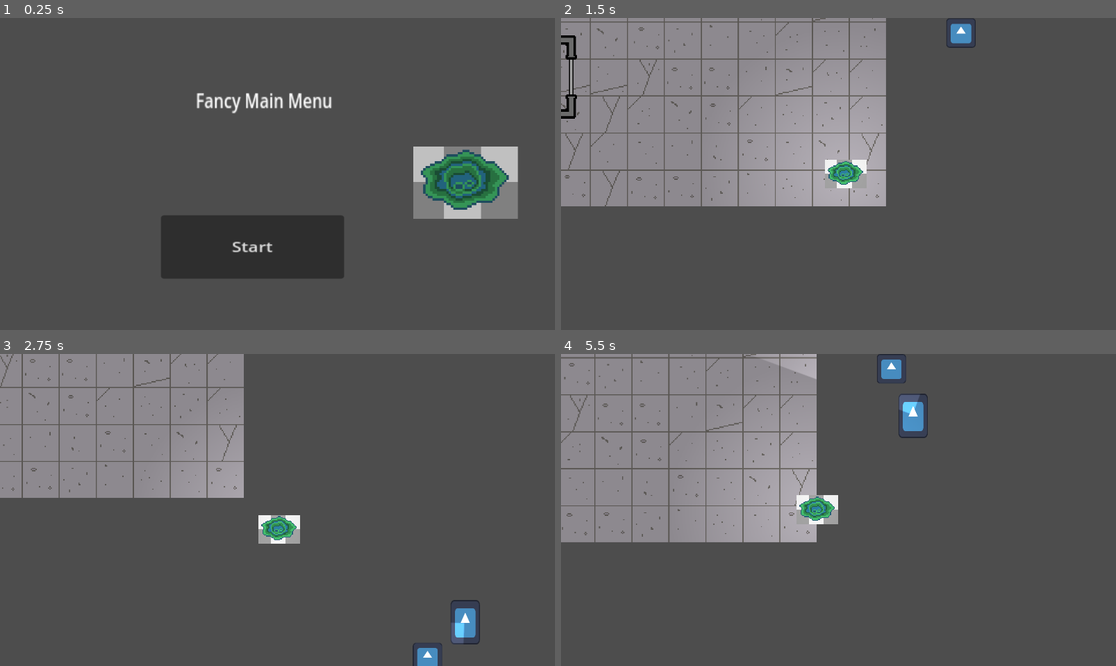
Above: before the commit, frames 1-4 (two rows, left to right).
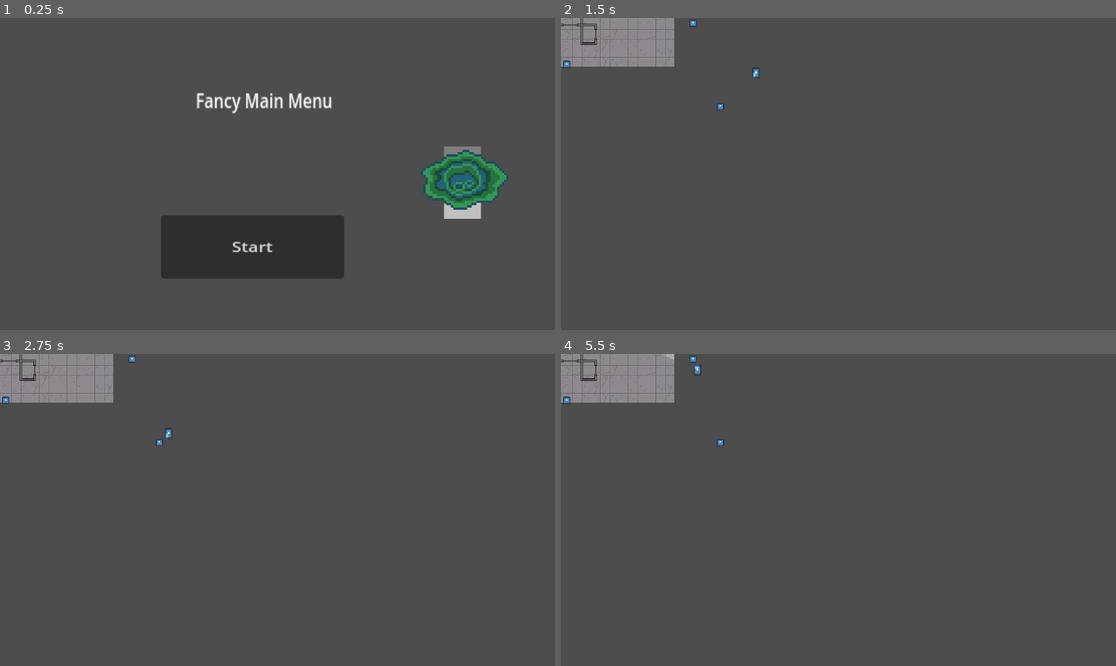
Above: after the commit, the same moments.

Repository: GeometricParrot/GMTK-2023-godot-horror
Game: Godot game, scene res://UI/m_ain_menu.tscn
The game is run twice, just before and just after one commit, with the same random seed, the same clock (stepped at 60 frames per second) and the same inputs. The engine's default icon, where the game draws it, is replaced by a stand-in: a white triangle on a blue panel in a dark square.
Inputs:
- Up to frame 1 (0.25 s): no input
- Up to frame 2 (1.5 s): click "Start" at 0.5 s; hold D (right) from 1.28 s (still down)
- Up to frame 3 (2.75 s): release D (right) at 2.03 s; hold S (down) from 2.03 s (still down)
- Up to frame 4 (5.5 s): release S (down) at 2.78 s; hold D (right) 2.78-3.53 s; hold W (up) 3.53-4.28 s; hold A (left) from 4.28 s (still down)

The runs differ from the first frame. In frame 1, 1.9% of the frame differs, in the area x 74-94%, y 41-65%; in frame 2, 32%, in the area x 0-75%, y 0-61%; in frame 3, 18%; in frame 4, 26%.

Commit message:
Revert "Revert "Dust""

Diff:
--- a/Player/player.gd
+++ b/Player/player.gd
@@ -5,7 +5,10 @@
 @export_range(50, 1000, 10) var maxSpeed := 100.0
 var direction: Vector2
 
+@onready var animation_tree : AnimationTree = $AnimationTree
+
 @onready var music = $"Music Controller"
+
 
 func _physics_process(delta):
 
@@ -24,7 +27,8 @@
 	move_and_slide()
 
 
-
+func _process(delta):
+	handle_animations()
 
 func input_to_dir(input: Vector2) -> Vector2:
 
@@ -45,6 +49,29 @@
 	return input
 
 
+func handle_animations() -> void:
+	var dir : Vector2 = Input.get_vector("left","right","up","down").normalized()
+
+	if dir != Vector2.ZERO:
+		animation_tree["parameters/conditions/idle"] = false
+		animation_tree["parameters/conditions/slide"] = true
+	else:
+		animation_tree["parameters/conditions/idle"] = true
+		animation_tree["parameters/conditions/slide"] = false
+
+	if dir != Vector2.ZERO:
+		animation_tree["parameters/Idle/blend_position"] = dir
+		animation_tree["parameters/Slide/blend_position"] = dir
+	print(velocity)
+
+
+
+
+
+
+	print(dir)
+
+
 # magic code from the internet that make the floor make noise
 func _on_tile_detector_body_shape_entered(body_rid, body, _body_shape_index, _local_shape_index):
 	if body is TileMap:
--- a/Player/player.tscn
+++ b/Player/player.tscn
@@ -1,4 +1,6 @@
+
 [gd_scene load_steps=8 format=3 uid="uid://cvvypkl22xnqn"]
+
 
 [ext_resource type="Script" path="res://Player/player.gd" id="1_fscpc"]
 [ext_resource type="Texture2D" uid="uid://c4akavci7pn8" path="res://Player/Assets/slime.png" id="2_nnkxc"]
@@ -14,6 +16,571 @@
 
 [sub_resource type="RectangleShape2D" id="RectangleShape2D_f7g36"]
 size = Vector2(4, 4)
+
+[sub_resource type="Animation" id="Animation_5a42d"]
+resource_name = "Idle Down"
+length = 0.1
+loop_mode = 1
+tracks/0/type = "value"
+tracks/0/imported = false
+tracks/0/enabled = true
+tracks/0/path = NodePath("Icon:flip_h")
+tracks/0/interp = 1
+tracks/0/loop_wrap = true
+tracks/0/keys = {
+"times": PackedFloat32Array(0),
+"transitions": PackedFloat32Array(1),
+"update": 1,
+"values": [false]
+}
+tracks/1/type = "value"
+tracks/1/imported = false
+tracks/1/enabled = true
+tracks/1/path = NodePath("Icon:flip_v")
+tracks/1/interp = 1
+tracks/1/loop_wrap = true
+tracks/1/keys = {
+"times": PackedFloat32Array(0),
+"transitions": PackedFloat32Array(1),
+"update": 1,
+"values": [false]
+}
+tracks/2/type = "value"
+tracks/2/imported = false
+tracks/2/enabled = true
+tracks/2/path = NodePath("Icon:rotation")
+tracks/2/interp = 1
+tracks/2/loop_wrap = true
+tracks/2/keys = {
+"times": PackedFloat32Array(0),
+"transitions": PackedFloat32Array(1),
+"update": 0,
+"values": [0.0]
+}
+
+[sub_resource type="Animation" id="Animation_st7wi"]
+resource_name = "Idle Left"
+length = 0.1
+loop_mode = 1
+tracks/0/type = "value"
+tracks/0/imported = false
+tracks/0/enabled = true
+tracks/0/path = NodePath("Icon:position")
+tracks/0/interp = 1
+tracks/0/loop_wrap = true
+tracks/0/keys = {
+"times": PackedFloat32Array(0),
+"transitions": PackedFloat32Array(1),
+"update": 0,
+"values": [Vector2(2.625, 14.625)]
+}
+tracks/1/type = "value"
+tracks/1/imported = false
+tracks/1/enabled = true
+tracks/1/path = NodePath("Icon:rotation")
+tracks/1/interp = 1
+tracks/1/loop_wrap = true
+tracks/1/keys = {
+"times": PackedFloat32Array(0),
+"transitions": PackedFloat32Array(1),
+"update": 0,
+"values": [1.5708]
+}
+tracks/2/type = "value"
+tracks/2/imported = false
+tracks/2/enabled = true
+tracks/2/path = NodePath("Icon:scale")
+tracks/2/interp = 1
+tracks/2/loop_wrap = true
+tracks/2/keys = {
+"times": PackedFloat32Array(0),
+"transitions": PackedFloat32Array(1),
+"update": 0,
+"values": [Vector2(0.229972, 0.307592)]
+}
+tracks/3/type = "value"
+tracks/3/imported = false
+tracks/3/enabled = true
+tracks/3/path = NodePath("Icon:flip_v")
+tracks/3/interp = 1
+tracks/3/loop_wrap = true
+tracks/3/keys = {
+"times": PackedFloat32Array(0),
+"transitions": PackedFloat32Array(1),
+"update": 1,
+"values": [false]
+}
+
+[sub_resource type="Animation" id="Animation_if33f"]
+resource_name = "Idle Right"
+length = 0.1
+loop_mode = 1
+tracks/0/type = "value"
+tracks/0/imported = false
+tracks/0/enabled = true
+tracks/0/path = NodePath("Icon:position")
+tracks/0/interp = 1
+tracks/0/loop_wrap = true
+tracks/0/keys = {
+"times": PackedFloat32Array(0),
+"transitions": PackedFloat32Array(1),
+"update": 0,
+"values": [Vector2(2.625, 14.625)]
+}
+tracks/1/type = "value"
+tracks/1/imported = false
+tracks/1/enabled = true
+tracks/1/path = NodePath("Icon:rotation")
+tracks/1/interp = 1
+tracks/1/loop_wrap = true
+tracks/1/keys = {
+"times": PackedFloat32Array(0),
+"transitions": PackedFloat32Array(1),
+"update": 0,
+"values": [-1.5708]
+}
+tracks/2/type = "value"
+tracks/2/imported = false
+tracks/2/enabled = true
+tracks/2/path = NodePath("Icon:flip_v")
+tracks/2/interp = 1
+tracks/2/loop_wrap = true
+tracks/2/keys = {
+"times": PackedFloat32Array(0),
+"transitions": PackedFloat32Array(1),
+"update": 1,
+"values": [false]
+}
+tracks/3/type = "value"
+tracks/3/imported = false
+tracks/3/enabled = true
+tracks/3/path = NodePath("Icon:scale")
+tracks/3/interp = 1
+tracks/3/loop_wrap = true
+tracks/3/keys = {
+"times": PackedFloat32Array(0),
+"transitions": PackedFloat32Array(1),
+"update": 0,
+"values": [Vector2(0.229972, 0.307592)]
+}
+
+[sub_resource type="Animation" id="Animation_hiwmv"]
+resource_name = "Idle Up"
+length = 0.1
+loop_mode = 1
+tracks/0/type = "value"
+tracks/0/imported = false
+tracks/0/enabled = true
+tracks/0/path = NodePath("Icon:flip_h")
+tracks/0/interp = 1
+tracks/0/loop_wrap = true
+tracks/0/keys = {
+"times": PackedFloat32Array(0),
+"transitions": PackedFloat32Array(1),
+"update": 1,
+"values": [false]
+}
+tracks/1/type = "value"
+tracks/1/imported = false
+tracks/1/enabled = true
+tracks/1/path = NodePath("Icon:flip_v")
+tracks/1/interp = 1
+tracks/1/loop_wrap = true
+tracks/1/keys = {
+"times": PackedFloat32Array(0),
+"transitions": PackedFloat32Array(1),
+"update": 1,
+"values": [true]
+}
+tracks/2/type = "value"
+tracks/2/imported = false
+tracks/2/enabled = true
+tracks/2/path = NodePath("Icon:rotation")
+tracks/2/interp = 1
+tracks/2/loop_wrap = true
+tracks/2/keys = {
+"times": PackedFloat32Array(0),
+"transitions": PackedFloat32Array(1),
+"update": 0,
+"values": [0.0]
+}
+
+[sub_resource type="Animation" id="Animation_gy7fk"]
+length = 0.001
+tracks/0/type = "value"
+tracks/0/imported = false
+tracks/0/enabled = true
+tracks/0/path = NodePath("Icon:position")
+tracks/0/interp = 1
+tracks/0/loop_wrap = true
+tracks/0/keys = {
+"times": PackedFloat32Array(0),
+"transitions": PackedFloat32Array(1),
+"update": 0,
+"values": [Vector2(2.625, 14.625)]
+}
+tracks/1/type = "value"
+tracks/1/imported = false
+tracks/1/enabled = true
+tracks/1/path = NodePath("Icon:flip_h")
+tracks/1/interp = 1
+tracks/1/loop_wrap = true
+tracks/1/keys = {
+"times": PackedFloat32Array(0),
+"transitions": PackedFloat32Array(1),
+"update": 1,
+"values": [false]
+}
+tracks/2/type = "value"
+tracks/2/imported = false
+tracks/2/enabled = true
+tracks/2/path = NodePath("Icon:flip_v")
+tracks/2/interp = 1
+tracks/2/loop_wrap = true
+tracks/2/keys = {
+"times": PackedFloat32Array(0),
+"transitions": PackedFloat32Array(1),
+"update": 1,
+"values": [false]
+}
+tracks/3/type = "value"
+tracks/3/imported = false
+tracks/3/enabled = true
+tracks/3/path = NodePath("Icon:scale")
+tracks/3/interp = 1
+tracks/3/loop_wrap = true
+tracks/3/keys = {
+"times": PackedFloat32Array(0),
+"transitions": PackedFloat32Array(1),
+"update": 0,
+"values": [Vector2(0.229972, 0.237)]
+}
+tracks/4/type = "value"
+tracks/4/imported = false
+tracks/4/enabled = true
+tracks/4/path = NodePath("Icon:rotation")
+tracks/4/interp = 1
+tracks/4/loop_wrap = true
+tracks/4/keys = {
+"times": PackedFloat32Array(0),
+"transitions": PackedFloat32Array(1),
+"update": 0,
+"values": [1.5708]
+}
+
+[sub_resource type="Animation" id="Animation_jicqk"]
+resource_name = "Slide Down"
+length = 0.7
+loop_mode = 1
+tracks/0/type = "value"
+tracks/0/imported = false
+tracks/0/enabled = true
+tracks/0/path = NodePath("Icon:position")
+tracks/0/interp = 1
+tracks/0/loop_wrap = true
+tracks/0/keys = {
+"times": PackedFloat32Array(0),
+"transitions": PackedFloat32Array(1),
+"update": 0,
+"values": [Vector2(2.625, 14.625)]
+}
+tracks/1/type = "value"
+tracks/1/imported = false
+tracks/1/enabled = true
+tracks/1/path = NodePath("Icon:flip_h")
+tracks/1/interp = 1
+tracks/1/loop_wrap = true
+tracks/1/keys = {
+"times": PackedFloat32Array(0),
+"transitions": PackedFloat32Array(1),
+"update": 1,
+"values": [false]
+}
+tracks/2/type = "value"
+tracks/2/imported = false
+tracks/2/enabled = true
+tracks/2/path = NodePath("Icon:flip_v")
+tracks/2/interp = 1
+tracks/2/loop_wrap = true
+tracks/2/keys = {
+"times": PackedFloat32Array(0),
+"transitions": PackedFloat32Array(1),
+"update": 1,
+"values": [false]
+}
+tracks/3/type = "value"
+tracks/3/imported = false
+tracks/3/enabled = true
+tracks/3/path = NodePath("Icon:scale")
+tracks/3/interp = 1
+tracks/3/loop_wrap = true
+tracks/3/keys = {
+"times": PackedFloat32Array(0, 0.2, 0.4, 0.6),
+"transitions": PackedFloat32Array(1, 1, 1, 1),
+"update": 0,
+"values": [Vector2(0.229972, 0.237), Vector2(0.229972, 0.2865), Vector2(0.229972, 0.30075), Vector2(0.229972, 0.279875)]
+}
+tracks/4/type = "value"
+tracks/4/imported = false
+tracks/4/enabled = true
+tracks/4/path = NodePath("Icon:rotation")
+tracks/4/interp = 1
+tracks/4/loop_wrap = true
+tracks/4/keys = {
+"times": PackedFloat32Array(0),
+"transitions": PackedFloat32Array(1),
+"update": 0,
+"values": [0.0]
+}
+
+[sub_resource type="Animation" id="Animation_prl57"]
+resource_name = "Slide Left"
+length = 0.7
+loop_mode = 1
+tracks/0/type = "value"
+tracks/0/imported = false
+tracks/0/enabled = true
+tracks/0/path = NodePath("Icon:position")
+tracks/0/interp = 1
+tracks/0/loop_wrap = true
+tracks/0/keys = {
+"times": PackedFloat32Array(0),
+"transitions": PackedFloat32Array(1),
+"update": 0,
+"values": [Vector2(2.625, 14.625)]
+}
+tracks/1/type = "value"
+tracks/1/imported = false
+tracks/1/enabled = true
+tracks/1/path = NodePath("Icon:rotation")
+tracks/1/interp = 1
+tracks/1/loop_wrap = true
+tracks/1/keys = {
+"times": PackedFloat32Array(0),
+"transitions": PackedFloat32Array(1),
+"update": 0,
+"values": [1.5708]
+}
+tracks/2/type = "value"
+tracks/2/imported = false
+tracks/2/enabled = true
+tracks/2/path = NodePath("Icon:scale")
+tracks/2/interp = 1
+tracks/2/loop_wrap = true
+tracks/2/keys = {
+"times": PackedFloat32Array(0, 0.2, 0.4, 0.6),
+"transitions": PackedFloat32Array(1, 1, 1, 1),
+"update": 0,
+"values": [Vector2(0.229972, 0.292092), Vector2(0.229972, 0.280968), Vector2(0.229972, 0.288384), Vector2(0.229972, 0.249184)]
+}
+tracks/3/type = "value"
+tracks/3/imported = false
+tracks/3/enabled = true
+tracks/3/path = NodePath("Icon:flip_v")
+tracks/3/interp = 1
+tracks/3/loop_wrap = true
+tracks/3/keys = {
+"times": PackedFloat32Array(0),
+"transitions": PackedFloat32Array(1),
+"update": 1,
+"values": [false]
+}
+
+[sub_resource type="Animation" id="Animation_oux6t"]
+resource_name = "Slide Right"
+length = 0.7
+loop_mode = 1
+tracks/0/type = "value"
+tracks/0/imported = false
+tracks/0/enabled = true
+tracks/0/path = NodePath("Icon:position")
+tracks/0/interp = 1
+tracks/0/loop_wrap = true
+tracks/0/keys = {
+"times": PackedFloat32Array(0),
+"transitions": PackedFloat32Array(1),
+"update": 0,
+"values": [Vector2(2.625, 14.625)]
+}
+tracks/1/type = "value"
+tracks/1/imported = false
+tracks/1/enabled = true
+tracks/1/path = NodePath("Icon:rotation")
+tracks/1/interp = 1
+tracks/1/loop_wrap = true
+tracks/1/keys = {
+"times": PackedFloat32Array(0),
+"transitions": PackedFloat32Array(1),
+"update": 0,
+"values": [-1.5708]
+}
+tracks/2/type = "value"
+tracks/2/imported = false
+tracks/2/enabled = true
+tracks/2/path = NodePath("Icon:scale")
+tracks/2/interp = 1
+tracks/2/loop_wrap = true
+tracks/2/keys = {
+"times": PackedFloat32Array(0, 0.2, 0.4, 0.6),
+"transitions": PackedFloat32Array(1, 1, 1, 1),
+"update": 0,
+"values": [Vector2(0.229972, 0.292092), Vector2(0.229972, 0.280968), Vector2(0.229972, 0.288384), Vector2(0.229972, 0.249184)]
+}
+tracks/3/type = "value"
+tracks/3/imported = false
+tracks/3/enabled = true
+tracks/3/path = NodePath("Icon:flip_v")
+tracks/3/interp = 1
+tracks/3/loop_wrap = true
+tracks/3/keys = {
+"times": PackedFloat32Array(0),
+"transitions": PackedFloat32Array(1),
+"update": 1,
+"values": [false]
+}
+
+[sub_resource type="Animation" id="Animation_6ktkt"]
+resource_name = "Slide Up"
+length = 0.7
+loop_mode = 1
+tracks/0/type = "value"
+tracks/0/imported = false
+tracks/0/enabled = true
+tracks/0/path = NodePath("Icon:position")
+tracks/0/interp = 1
+tracks/0/loop_wrap = true
+tracks/0/keys = {
+"times": PackedFloat32Array(0),
+"transitions": PackedFloat32Array(1),
+"update": 0,
+"values": [Vector2(2.625, 14.625)]
+}
+tracks/1/type = "value"
+tracks/1/imported = false
+tracks/1/enabled = true
+tracks/1/path = NodePath("Icon:flip_h")
+tracks/1/interp = 1
+tracks/1/loop_wrap = true
+tracks/1/keys = {
+"times": PackedFloat32Array(0),
+"transitions": PackedFloat32Array(1),
+"update": 1,
+"values": [false]
+}
+tracks/2/type = "value"
+tracks/2/imported = false
+tracks/2/enabled = true
+tracks/2/path = NodePath("Icon:flip_v")
+tracks/2/interp = 1
+tracks/2/loop_wrap = true
+tracks/2/keys = {
+"times": PackedFloat32Array(0),
+"transitions": PackedFloat32Array(1),
+"update": 1,
+"values": [true]
+}
+tracks/3/type = "value"
+tracks/3/imported = false
+tracks/3/enabled = true
+tracks/3/path = NodePath("Icon:scale")
+tracks/3/interp = 1
+tracks/3/loop_wrap = true
+tracks/3/keys = {
+"times": PackedFloat32Array(0, 0.2, 0.4, 0.6),
+"transitions": PackedFloat32Array(1, 1, 1, 1),
+"update": 0,
+"values": [Vector2(0.229972, 0.237), Vector2(0.229972, 0.2865), Vector2(0.229972, 0.30075), Vector2(0.229972, 0.279875)]
+}
+tracks/4/type = "value"
+tracks/4/imported = false
+tracks/4/enabled = true
+tracks/4/path = NodePath("Icon:rotation")
+tracks/4/interp = 1
+tracks/4/loop_wrap = true
+tracks/4/keys = {
+"times": PackedFloat32Array(0),
+"transitions": PackedFloat32Array(1),
+"update": 0,
+"values": [0.0]
+}
+
+[sub_resource type="AnimationLibrary" id="AnimationLibrary_ur3vb"]
+_data = {
+"Idle Down": SubResource("Animation_5a42d"),
+"Idle Left": SubResource("Animation_st7wi"),
+"Idle Right": SubResource("Animation_if33f"),
+"Idle Up": SubResource("Animation_hiwmv"),
+"RESET": SubResource("Animation_gy7fk"),
+"Slide Down": SubResource("Animation_jicqk"),
+"Slide Left": SubResource("Animation_prl57"),
+"Slide Right": SubResource("Animation_oux6t"),
+"Slide Up": SubResource("Animation_6ktkt")
+}
+
+[sub_resource type="AnimationNodeAnimation" id="AnimationNodeAnimation_oclo0"]
+animation = &"Idle Left"
+
+[sub_resource type="AnimationNodeAnimation" id="AnimationNodeAnimation_hu5h3"]
+animation = &"Idle Right"
+
+[sub_resource type="AnimationNodeAnimation" id="AnimationNodeAnimation_r2hf5"]
+animation = &"Idle Down"
+
+[sub_resource type="AnimationNodeAnimation" id="AnimationNodeAnimation_vrt7v"]
+animation = &"Idle Up"
+
+[sub_resource type="AnimationNodeBlendSpace2D" id="AnimationNodeBlendSpace2D_42r56"]
+blend_point_0/node = SubResource("AnimationNodeAnimation_oclo0")
+blend_point_0/pos = Vector2(-1, 0)
+blend_point_1/node = SubResource("AnimationNodeAnimation_hu5h3")
+blend_point_1/pos = Vector2(1, 0)
+blend_point_2/node = SubResource("AnimationNodeAnimation_r2hf5")
+blend_point_2/pos = Vector2(0, 1)
+blend_point_3/node = SubResource("AnimationNodeAnimation_vrt7v")
+blend_point_3/pos = Vector2(0, -1)
+blend_mode = 1
+
+[sub_resource type="AnimationNodeAnimation" id="AnimationNodeAnimation_aoiu5"]
+animation = &"Slide Left"
+
+[sub_resource type="AnimationNodeAnimation" id="AnimationNodeAnimation_32s05"]
+animation = &"Slide Right"
+
+[sub_resource type="AnimationNodeAnimation" id="AnimationNodeAnimation_05tty"]
+animation = &"Slide Down"
+
+[sub_resource type="AnimationNodeAnimation" id="AnimationNodeAnimation_jo5ni"]
+animation = &"Slide Up"
+
+[sub_resource type="AnimationNodeBlendSpace2D" id="AnimationNodeBlendSpace2D_elgqg"]
+blend_point_0/node = SubResource("AnimationNodeAnimation_aoiu5")
+blend_point_0/pos = Vector2(-1, -0.1)
+blend_point_1/node = SubResource("AnimationNodeAnimation_32s05")
+blend_point_1/pos = Vector2(1, 0)
+blend_point_2/node = SubResource("AnimationNodeAnimation_05tty")
+blend_point_2/pos = Vector2(0, 1)
+blend_point_3/node = SubResource("AnimationNodeAnimation_jo5ni")
+blend_point_3/pos = Vector2(0, -1)
+blend_mode = 1
+
+[sub_resource type="AnimationNodeStateMachineTransition" id="AnimationNodeStateMachineTransition_b5fqf"]
+advance_mode = 2
+
+[sub_resource type="AnimationNodeStateMachineTransition" id="AnimationNodeStateMachineTransition_7equ2"]
+advance_mode = 2
+advance_condition = &"slide"
+
+[sub_resource type="AnimationNodeStateMachineTransition" id="AnimationNodeStateMachineTransition_hj6yd"]
+advance_mode = 2
+advance_condition = &"idle"
+
+[sub_resource type="AnimationNodeStateMachine" id="AnimationNodeStateMachine_nlkxj"]
+states/Idle/node = SubResource("AnimationNodeBlendSpace2D_42r56")
+states/Idle/position = Vector2(487, 89)
+states/Slide/node = SubResource("AnimationNodeBlendSpace2D_elgqg")
+states/Slide/position = Vector2(669, 130)
+states/Start/position = Vector2(265, 100)
+transitions = ["Start", "Idle", SubResource("AnimationNodeStateMachineTransition_b5fqf"), "Idle", "Slide", SubResource("AnimationNodeStateMachineTransition_7equ2"), "Slide", "Idle", SubResource("AnimationNodeStateMachineTransition_hj6yd")]
 
 [node name="Player" type="CharacterBody2D"]
 collision_layer = 3
@@ -29,14 +596,21 @@
 texture_scale = 2.0
 
 [node name="Icon" type="Sprite2D" parent="."]
-scale = Vector2(0.1, 0.1)
+
+texture_filter = 1
+position = Vector2(2.625, 14.625)
+rotation = 1.5708
+scale = Vector2(0.229972, 0.237)
 texture = ExtResource("2_nnkxc")
 
 [node name="CollisionShape2D" type="CollisionShape2D" parent="."]
-rotation = 1.5708
+visible = false
+position = Vector2(-3, 14)
+
 shape = SubResource("CapsuleShape2D_2dqk7")
 
 [node name="PlayerMusicTrigger" type="Area2D" parent="."]
+visible = false
 collision_layer = 2
 collision_mask = 0
 
@@ -49,10 +623,31 @@
 process_callback = 0
 position_smoothing_enabled = true
 
+
 [node name="PointLight2D2" type="PointLight2D" parent="."]
 energy = 0.3
+
 shadow_enabled = true
 texture = ExtResource("3_jn0gb")
+
+
+[node name="LightOccluder2D" type="LightOccluder2D" parent="PointLight2D"]
+occluder = SubResource("OccluderPolygon2D_76mj1")
+occluder_light_mask = 2
+
+[node name="AnimationPlayer" type="AnimationPlayer" parent="."]
+libraries = {
+"": SubResource("AnimationLibrary_ur3vb")
+}
+
+[node name="AnimationTree" type="AnimationTree" parent="."]
+tree_root = SubResource("AnimationNodeStateMachine_nlkxj")
+anim_player = NodePath("../AnimationPlayer")
+active = true
+parameters/conditions/idle = false
+parameters/conditions/slide = false
+parameters/Idle/blend_position = Vector2(-0.00529099, -0.00436676)
+parameters/Slide/blend_position = Vector2(-0.00284898, 0.00436687)
 
 [node name="TileDetector" type="Area2D" parent="."]
 collision_layer = 8
Binary file changed: Player/Assets/slime.png
